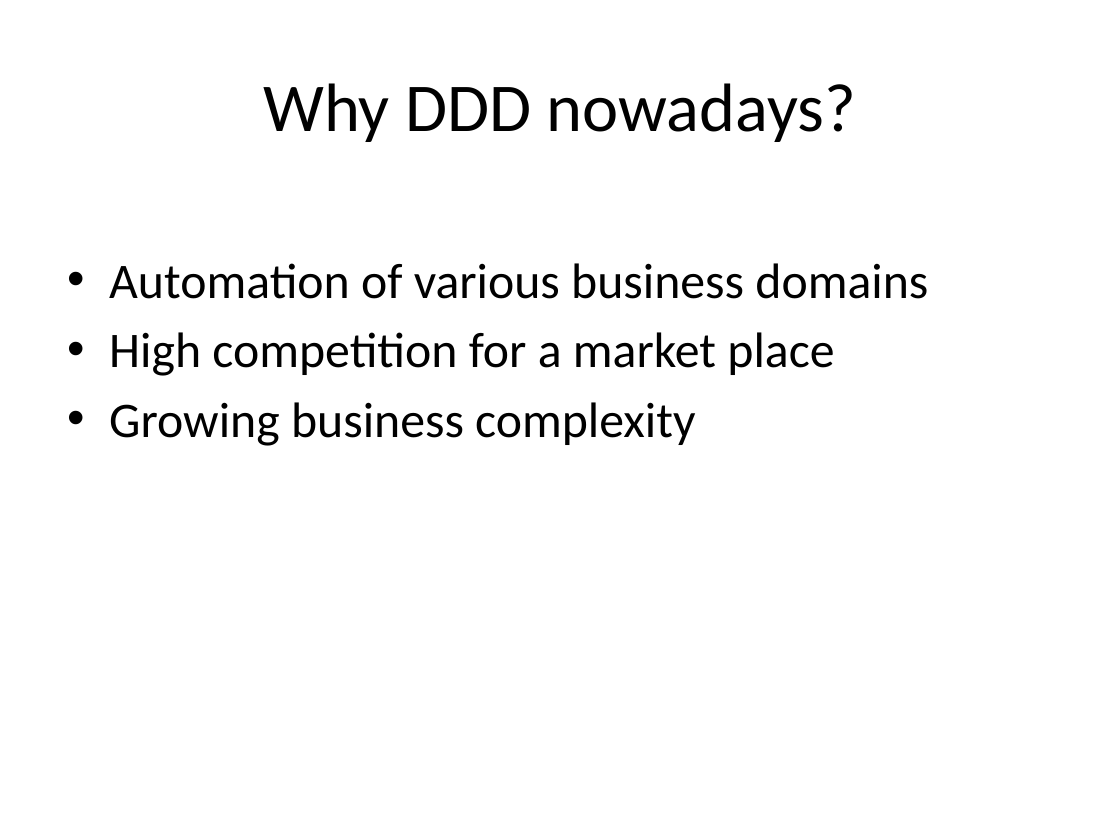
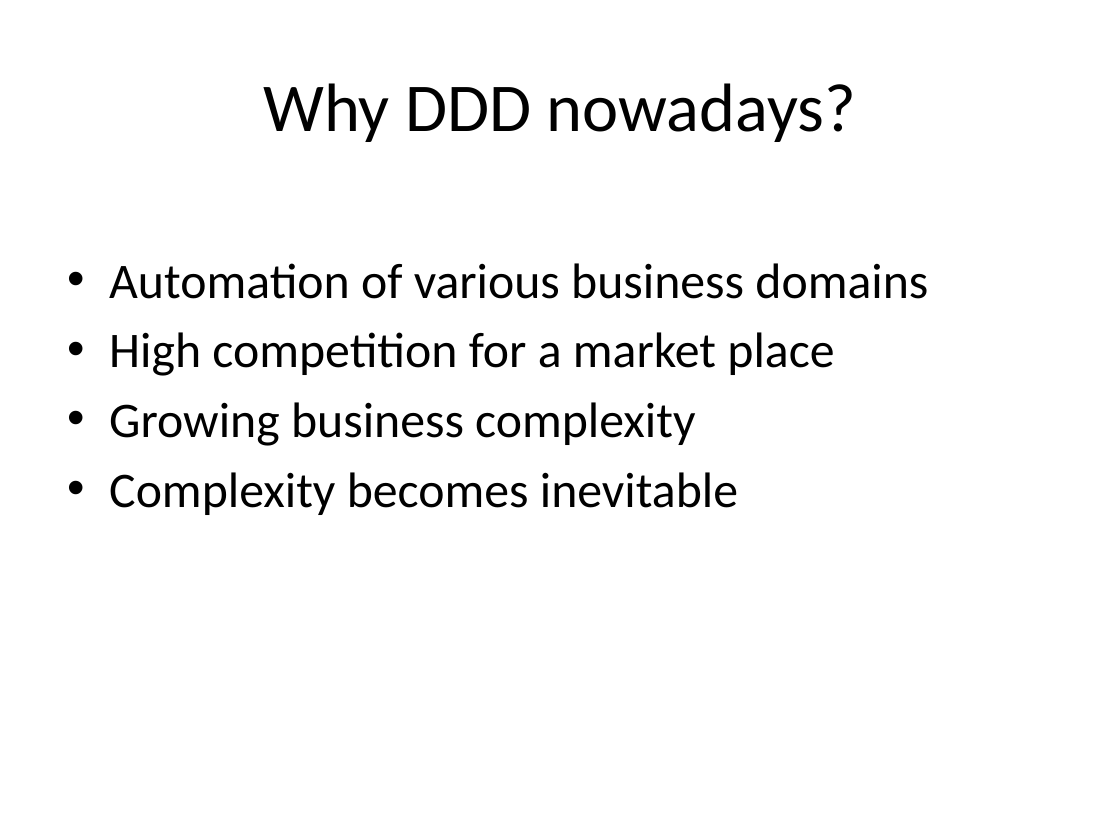
Before and after one commit to arturtv/dddpresentation, a slide deck: slide 3 of Domain-DrivenDesign.A.Trosin.pptx. Drawn at 1120x840 pixels with LibreOffice and Linux fonts; fonts in the diff are those of the drawing. Boxes give left, top, right and bottom in pixels: in the first picture for what was removed or moved away, otherwise in the second. Text is boxed around its words. In the diff, an @@ line names an element or a change of style, - is before the commit and + after.

```diff
--- a/Domain-DrivenDesign.A.Trosin.pptx
+++ b/Domain-DrivenDesign.A.Trosin.pptx
@@ text at [109, 472, 738, 515]: paragraph added @@
+• Complexity becomes inevitable
```
Also in this commit, not shown: 5 other slides changed, 4 slides added, 1 slide removed.
